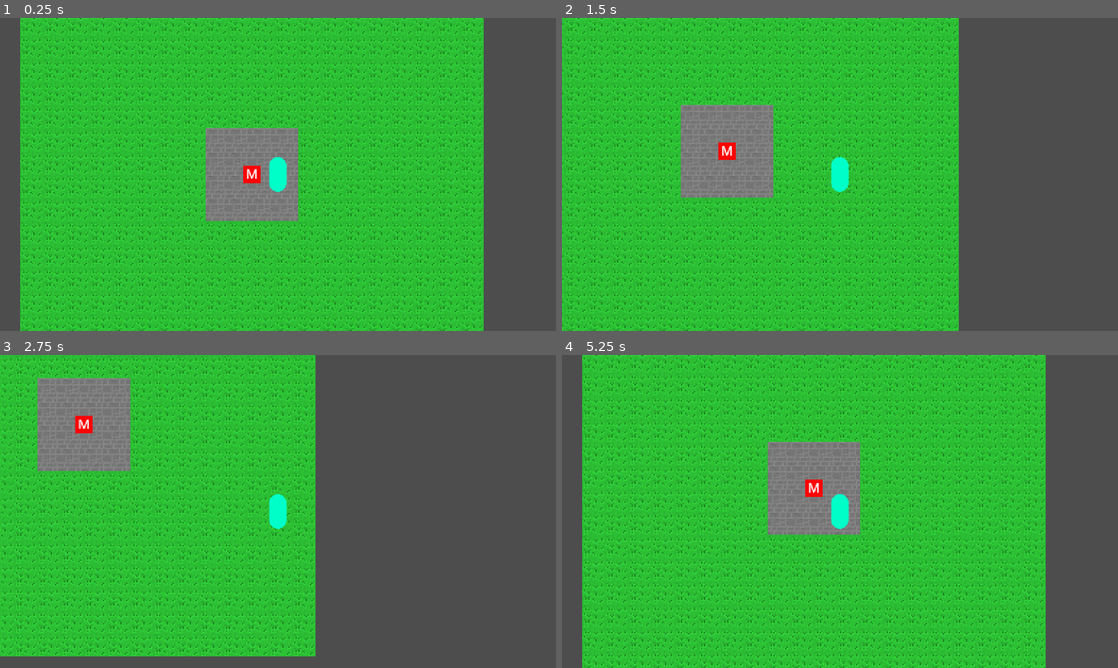
Above: before the commit, frames 1-4 (two rows, left to right).
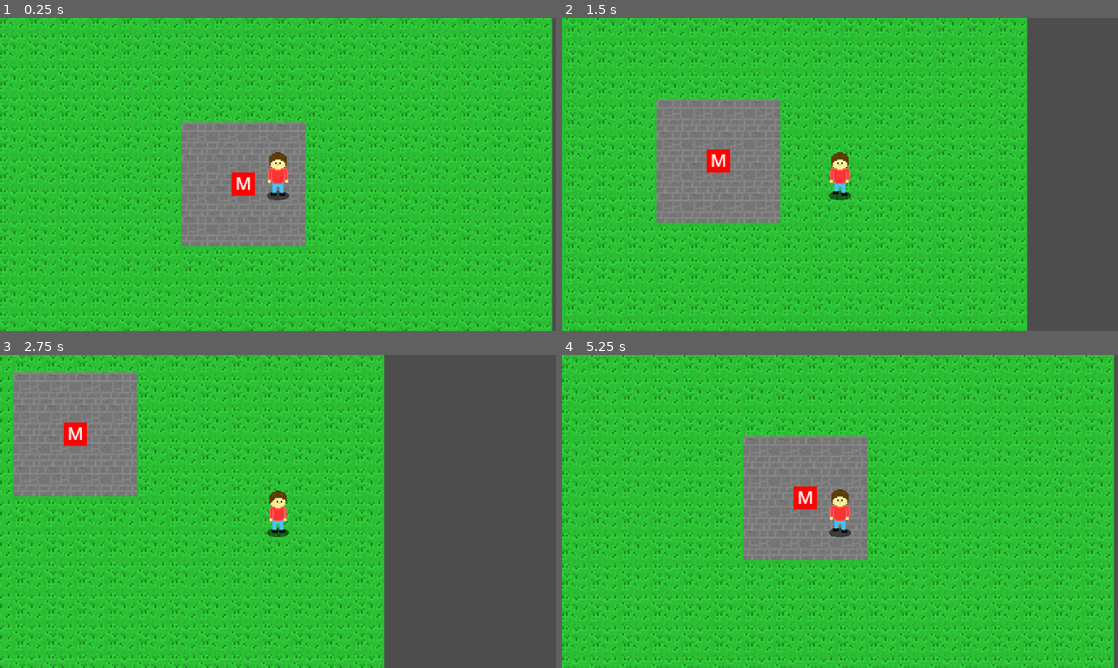
Above: after the commit, the same moments.

Repository: Birb-Games/the-legend-of-the-lawns
Game: Godot game, scene res://scenes/main.tscn
The game is run twice, just before and just after one commit, with the same random seed, the same clock (stepped at 60 frames per second) and the same inputs.
Inputs:
- Up to frame 1 (0.25 s): no input
- Up to frame 2 (1.5 s): hold D (move_right) 0.53-1.28 s; hold Space (pull) 0.53-1.28 s; hold S (move_down) from 1.28 s (still down); tap Space (pull) at 1.35 s
- Up to frame 3 (2.75 s): release S (move_down) at 2.03 s; hold D (move_right) from 2.03 s (still down); hold Space (pull) from 2.03 s (still down)
- Up to frame 4 (5.25 s): release D (move_right) at 2.78 s; release Space (pull) at 2.78 s; hold W (move_up) 2.78-3.53 s; tap Space (pull) at 2.85, 4.35 s; hold Space (pull) 3.53-4.28 s; hold A (move_left) 3.53-5.03 s; hold S (move_down) from 5.03 s (still down); hold Space (pull) from 5.03 s (still down)

The runs differ from the first frame. In frame 1, 36% of the frame differs, in the area x 0-100%, y 0-100%; in frame 2, 30%; in frame 3, 28%; in frame 4, 36%.

Commit message:
added player art and player idle/walking animations

Diff:
--- a/scenes/main.tscn
+++ b/scenes/main.tscn
@@ -12,8 +12,8 @@
 [node name="Lawnmower" parent="." instance=ExtResource("2_0wfyh")]
 
 [node name="Player" parent="." node_paths=PackedStringArray("lawnmower") instance=ExtResource("1_o5qli")]
-position = Vector2(18, 0)
+position = Vector2(18, -5)
 lawnmower = NodePath("../Lawnmower")
 
 [node name="Camera2D" type="Camera2D" parent="Player"]
-zoom = Vector2(3, 3)
+zoom = Vector2(4, 4)
--- a/scenes/player.tscn
+++ b/scenes/player.tscn
@@ -1,17 +1,218 @@
-[gd_scene load_steps=7 format=3 uid="uid://bs3x6d08che1a"]
+[gd_scene load_steps=32 format=3 uid="uid://bs3x6d08che1a"]
 
 [ext_resource type="Texture2D" uid="uid://c6bkr7cm3tjas" path="res://assets/textures/player.png" id="1_3vyb7"]
 [ext_resource type="Script" uid="uid://x6kjfvrsnx0e" path="res://scripts/player.gd" id="1_g2els"]
 [ext_resource type="Script" uid="uid://lbqtf4xbeym" path="res://scripts/pull.gd" id="3_qhqgy"]
+[ext_resource type="Texture2D" uid="uid://c1mwbw0kon1tr" path="res://assets/textures/shadow.png" id="4_dqkch"]
+
+[sub_resource type="AtlasTexture" id="AtlasTexture_qhqgy"]
+atlas = ExtResource("1_3vyb7")
+region = Rect2(0, 0, 16, 32)
+
+[sub_resource type="AtlasTexture" id="AtlasTexture_dqkch"]
+atlas = ExtResource("1_3vyb7")
+region = Rect2(16, 0, 16, 32)
+
+[sub_resource type="AtlasTexture" id="AtlasTexture_oprun"]
+atlas = ExtResource("1_3vyb7")
+region = Rect2(0, 64, 16, 32)
+
+[sub_resource type="AtlasTexture" id="AtlasTexture_a8ls1"]
+atlas = ExtResource("1_3vyb7")
+region = Rect2(16, 64, 16, 32)
+
+[sub_resource type="AtlasTexture" id="AtlasTexture_fjrip"]
+atlas = ExtResource("1_3vyb7")
+region = Rect2(0, 32, 16, 32)
+
+[sub_resource type="AtlasTexture" id="AtlasTexture_smehm"]
+atlas = ExtResource("1_3vyb7")
+region = Rect2(16, 32, 16, 32)
+
+[sub_resource type="AtlasTexture" id="AtlasTexture_qfm1y"]
+atlas = ExtResource("1_3vyb7")
+region = Rect2(0, 96, 16, 32)
+
+[sub_resource type="AtlasTexture" id="AtlasTexture_fulsm"]
+atlas = ExtResource("1_3vyb7")
+region = Rect2(16, 96, 16, 32)
+
+[sub_resource type="AtlasTexture" id="AtlasTexture_qlg0r"]
+atlas = ExtResource("1_3vyb7")
+region = Rect2(32, 0, 16, 32)
+
+[sub_resource type="AtlasTexture" id="AtlasTexture_jej6c"]
+atlas = ExtResource("1_3vyb7")
+region = Rect2(16, 0, 16, 32)
+
+[sub_resource type="AtlasTexture" id="AtlasTexture_tuyoq"]
+atlas = ExtResource("1_3vyb7")
+region = Rect2(48, 0, 16, 32)
+
+[sub_resource type="AtlasTexture" id="AtlasTexture_f1ej7"]
+atlas = ExtResource("1_3vyb7")
+region = Rect2(16, 0, 16, 32)
+
+[sub_resource type="AtlasTexture" id="AtlasTexture_4r5pv"]
+atlas = ExtResource("1_3vyb7")
+region = Rect2(32, 64, 16, 32)
+
+[sub_resource type="AtlasTexture" id="AtlasTexture_60mlk"]
+atlas = ExtResource("1_3vyb7")
+region = Rect2(16, 64, 16, 32)
+
+[sub_resource type="AtlasTexture" id="AtlasTexture_i4ail"]
+atlas = ExtResource("1_3vyb7")
+region = Rect2(48, 64, 16, 32)
+
+[sub_resource type="AtlasTexture" id="AtlasTexture_a38lo"]
+atlas = ExtResource("1_3vyb7")
+region = Rect2(16, 64, 16, 32)
+
+[sub_resource type="AtlasTexture" id="AtlasTexture_ur7pv"]
+atlas = ExtResource("1_3vyb7")
+region = Rect2(32, 32, 16, 32)
+
+[sub_resource type="AtlasTexture" id="AtlasTexture_d2wvv"]
+atlas = ExtResource("1_3vyb7")
+region = Rect2(16, 32, 16, 32)
+
+[sub_resource type="AtlasTexture" id="AtlasTexture_y4r1p"]
+atlas = ExtResource("1_3vyb7")
+region = Rect2(48, 32, 16, 32)
+
+[sub_resource type="AtlasTexture" id="AtlasTexture_3v2ag"]
+atlas = ExtResource("1_3vyb7")
+region = Rect2(16, 32, 16, 32)
+
+[sub_resource type="AtlasTexture" id="AtlasTexture_4ni07"]
+atlas = ExtResource("1_3vyb7")
+region = Rect2(32, 96, 16, 32)
+
+[sub_resource type="AtlasTexture" id="AtlasTexture_l71n6"]
+atlas = ExtResource("1_3vyb7")
+region = Rect2(16, 96, 16, 32)
+
+[sub_resource type="AtlasTexture" id="AtlasTexture_ke2ow"]
+atlas = ExtResource("1_3vyb7")
+region = Rect2(48, 96, 16, 32)
+
+[sub_resource type="AtlasTexture" id="AtlasTexture_ujl30"]
+atlas = ExtResource("1_3vyb7")
+region = Rect2(16, 96, 16, 32)
 
 [sub_resource type="SpriteFrames" id="SpriteFrames_g2els"]
 animations = [{
 "frames": [{
 "duration": 1.0,
-"texture": ExtResource("1_3vyb7")
-}],
-"loop": true,
-"name": &"default",
+"texture": SubResource("AtlasTexture_qhqgy")
+}, {
+"duration": 1.0,
+"texture": SubResource("AtlasTexture_dqkch")
+}],
+"loop": true,
+"name": &"idle_down",
+"speed": 3.0
+}, {
+"frames": [{
+"duration": 1.0,
+"texture": SubResource("AtlasTexture_oprun")
+}, {
+"duration": 1.0,
+"texture": SubResource("AtlasTexture_a8ls1")
+}],
+"loop": true,
+"name": &"idle_left",
+"speed": 3.0
+}, {
+"frames": [{
+"duration": 1.0,
+"texture": SubResource("AtlasTexture_fjrip")
+}, {
+"duration": 1.0,
+"texture": SubResource("AtlasTexture_smehm")
+}],
+"loop": true,
+"name": &"idle_right",
+"speed": 3.0
+}, {
+"frames": [{
+"duration": 1.0,
+"texture": SubResource("AtlasTexture_qfm1y")
+}, {
+"duration": 1.0,
+"texture": SubResource("AtlasTexture_fulsm")
+}],
+"loop": true,
+"name": &"idle_up",
+"speed": 3.0
+}, {
+"frames": [{
+"duration": 1.0,
+"texture": SubResource("AtlasTexture_qlg0r")
+}, {
+"duration": 1.0,
+"texture": SubResource("AtlasTexture_jej6c")
+}, {
+"duration": 1.0,
+"texture": SubResource("AtlasTexture_tuyoq")
+}, {
+"duration": 1.0,
+"texture": SubResource("AtlasTexture_f1ej7")
+}],
+"loop": true,
+"name": &"walk_down",
+"speed": 5.0
+}, {
+"frames": [{
+"duration": 1.0,
+"texture": SubResource("AtlasTexture_4r5pv")
+}, {
+"duration": 1.0,
+"texture": SubResource("AtlasTexture_60mlk")
+}, {
+"duration": 1.0,
+"texture": SubResource("AtlasTexture_i4ail")
+}, {
+"duration": 1.0,
+"texture": SubResource("AtlasTexture_a38lo")
+}],
+"loop": true,
+"name": &"walk_left",
+"speed": 5.0
+}, {
+"frames": [{
+"duration": 1.0,
+"texture": SubResource("AtlasTexture_ur7pv")
+}, {
+"duration": 1.0,
+"texture": SubResource("AtlasTexture_d2wvv")
+}, {
+"duration": 1.0,
+"texture": SubResource("AtlasTexture_y4r1p")
+}, {
+"duration": 1.0,
+"texture": SubResource("AtlasTexture_3v2ag")
+}],
+"loop": true,
+"name": &"walk_right",
+"speed": 5.0
+}, {
+"frames": [{
+"duration": 1.0,
+"texture": SubResource("AtlasTexture_4ni07")
+}, {
+"duration": 1.0,
+"texture": SubResource("AtlasTexture_l71n6")
+}, {
+"duration": 1.0,
+"texture": SubResource("AtlasTexture_ke2ow")
+}, {
+"duration": 1.0,
+"texture": SubResource("AtlasTexture_ujl30")
+}],
+"loop": true,
+"name": &"walk_up",
 "speed": 5.0
 }]
 
@@ -26,8 +227,12 @@
 script = ExtResource("1_g2els")
 
 [node name="AnimatedSprite2D" type="AnimatedSprite2D" parent="."]
-scale = Vector2(0.5, 0.5)
+position = Vector2(0, -1)
+scale = Vector2(0.75, 0.75)
 sprite_frames = SubResource("SpriteFrames_g2els")
+animation = &"walk_up"
+autoplay = "idle_down"
+frame_progress = 0.161182
 
 [node name="CollisionShape2D" type="CollisionShape2D" parent="."]
 position = Vector2(0, 6)
@@ -41,5 +246,11 @@
 position = Vector2(0, 4.5)
 shape = SubResource("RectangleShape2D_qhqgy")
 
+[node name="Shadow" type="Sprite2D" parent="."]
+z_index = -1
+position = Vector2(0, 11)
+scale = Vector2(0.365385, 0.365385)
+texture = ExtResource("4_dqkch")
+
 [connection signal="body_entered" from="Pull" to="Pull" method="_on_body_entered"]
 [connection signal="body_exited" from="Pull" to="Pull" method="_on_body_exited"]
--- a/scripts/player.gd
+++ b/scripts/player.gd
@@ -2,7 +2,29 @@
 
 @export var lawnmower: RigidBody2D
 
-var speed: int = 80
+var speed: int = 60
+
+var dir: String = "down"
+
+func set_animation():
+	if velocity.x < 0.0:
+		dir = "left"
+	elif velocity.x > 0.0:
+		dir = "right"
+
+	if velocity.y < 0.0:
+		dir = "up"
+	elif velocity.y > 0.0:
+		dir = "down"
+
+	var state = "walk"
+	if velocity.length() == 0.0:
+		state = "idle"
+	var animation = state + "_" + dir
+	$AnimatedSprite2D.animation = animation
+
+func _process(delta: float) -> void:
+	set_animation()
 
 func _physics_process(_delta: float):
 	velocity = Vector2.ZERO
Binary file changed: assets/textures/player.png
Binary file added: assets/textures/shadow.png
Not shown, added: assets/textures/shadow.png.import
